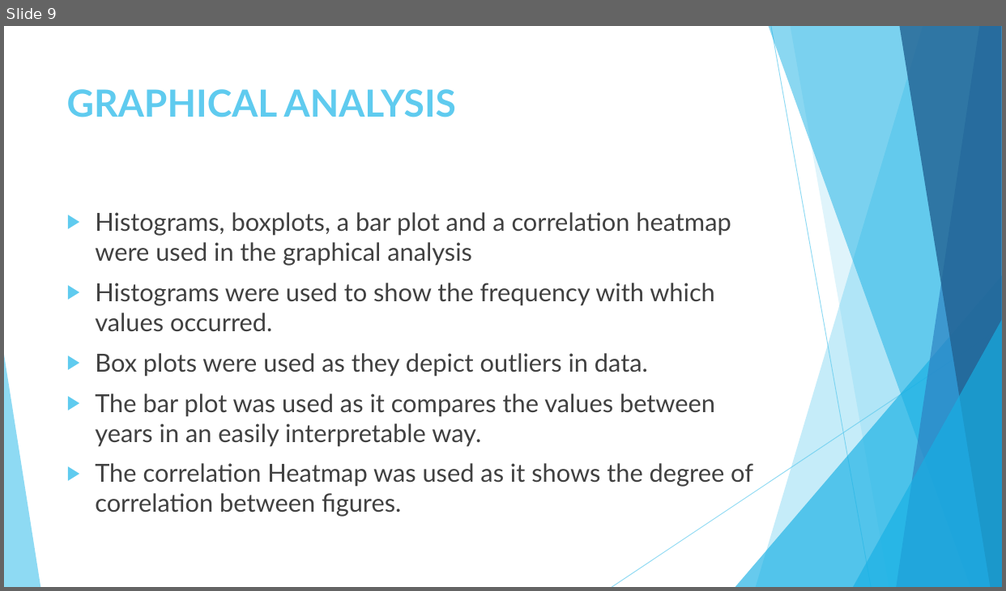
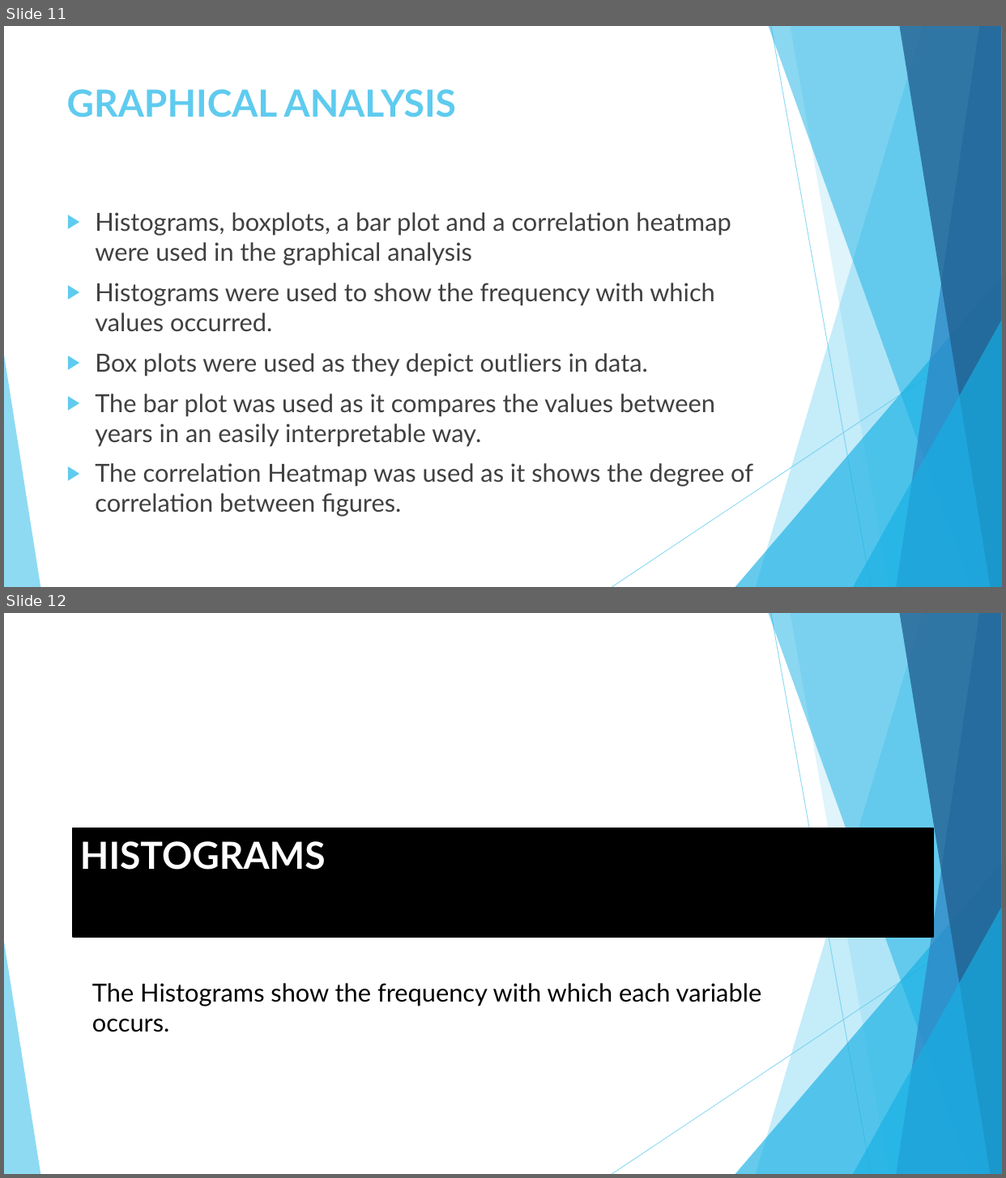
Before and after one commit to chogevic/dsc-dvp-project02, a slide deck: Data Visualization for Financial Statements.pptx. Shown one above the other, each under a label of ours: slide 9 before the commit, slides 11 and 12 after it. The pictures are 1006x591 and 1006x1178 pixels, drawn with LibreOffice and Linux fonts; fonts in the diff are those of the drawing. Boxes give left, top, right and bottom in pixels: in the first picture for what was removed or moved away, otherwise in the second. Text is boxed around its words. In the diff, an @@ line names an element or a change of style, - is before the commit and + after.

```diff
--- a/Data Visualization for Financial Statements.pptx
+++ b/Data Visualization for Financial Statements.pptx
@@ slide 12 added at (4, 613, 1002, 1174), background #FFFFFF; not listed: 10 template elements that a slide beside it also shows @@
@@ title added at (73, 828, 934, 937), fill #000000, outline #000000 1.5 pt, 36 pt, text #FFFFFF, bold @@
+HISTOGRAMS
@@ text added at (92, 983, 762, 1033), 24 pt, text #000000 @@
+The Histograms show the frequency with which each variable occurs.
@@ what was slide 9 is now slide 11 @@
```
Also in this commit, not shown: 18 slides changed, 11 other slides added, 1 slide removed, 4 other files.
